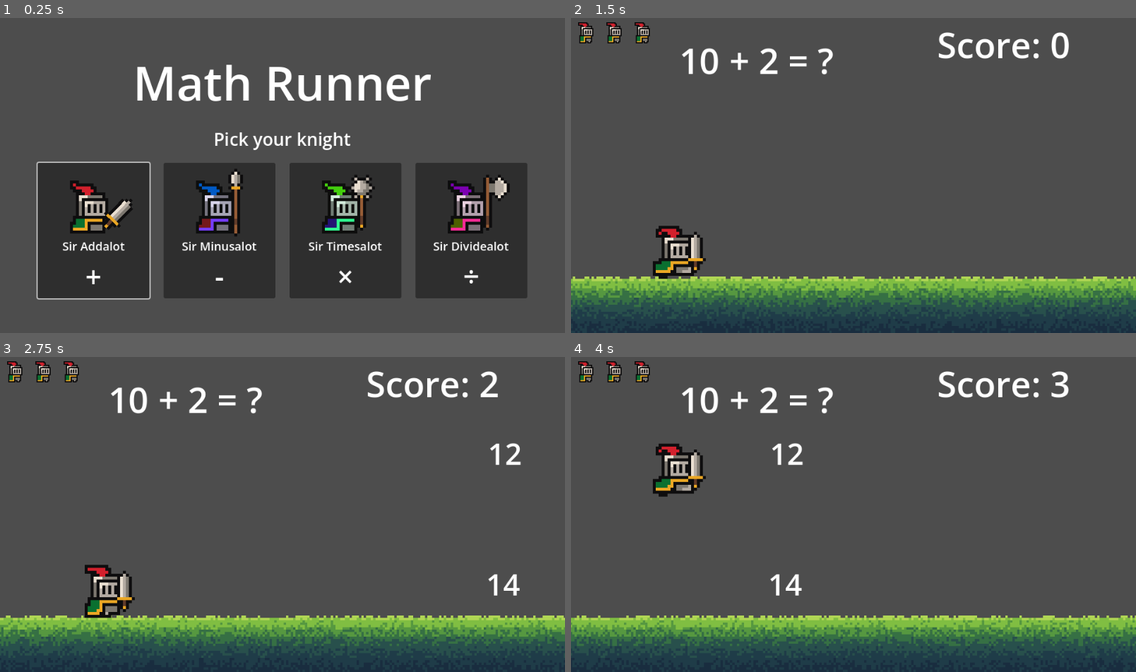
Above: before the commit, frames 1-4 (two rows, left to right).
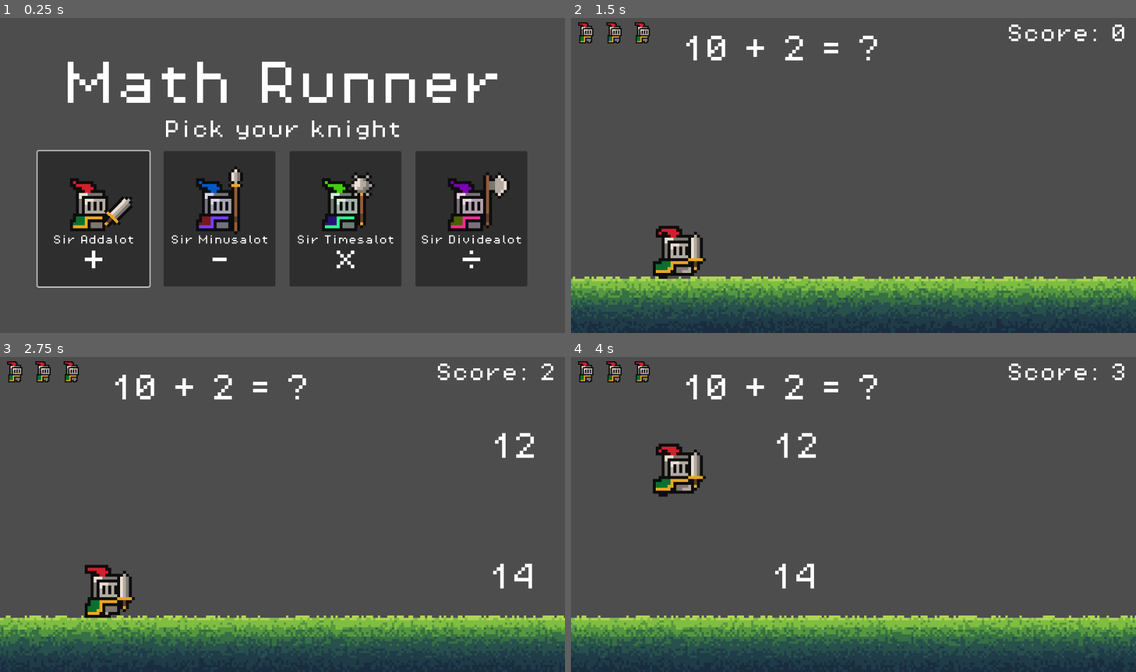
Above: after the commit, the same moments.

Repository: fredsoe-io/math-runner
Game: Godot game, scene res://scenes/main_menu.tscn
The game is run twice, just before and just after one commit, with the same random seed, the same clock (stepped at 60 frames per second) and the same inputs.
Inputs (mouse positions are in pixels of both pictures, inside the frame that each line leads up to; where the layout moved, square brackets give the same spot in the first picture):
- Up to frame 1 (0.25 s): no input
- Up to frame 2 (1.5 s): click (667, 219) [667, 229] at 0.5 s; move the mouse to (977, 159) at 1.27 s
- Up to frame 3 (2.75 s): tap Space (Jump) at 1.52, 2.27 s; move the mouse to (169, 530) at 2.02 s
- Up to frame 4 (4 s): move the mouse to (910, 442) at 2.77 s; move the mouse to (825, 577) at 3.52 s; tap Space (Jump) at 3.77 s

The runs differ from the first frame. In frame 1, 15% of the frame differs, in the area x 6-94%, y 13-90%; in frame 2, 2.0%; in frame 3, 2.6%; in frame 4, 2.6%.

Commit message:
Use Jumpy Boi's pixel font
Pixel Operator 8 (CC0 1.0, per the licence in the font file), set as the
project's default font in project.godot, so every Label and Button uses
it. Imported without antialiasing, hinting or subpixel positioning so
the pixels stay sharp.

It is wider than Godot's default font, so the text sizes changed to
multiples of 8, where an 8 px pixel font draws crisply: knight names
16, score 32 (now right-aligned so it stays on screen), problem and
answers 48, Game Over 48, and 16 on the scoreboard rows and buttons.
The board title wraps when it gets long ("Your place - Multiplication").
README screenshots retaken.

Co-Authored-By: Claude Opus 5.5 <noreply@anthropic.com>

Diff:
--- a/project.godot
+++ b/project.godot
@@ -32,6 +32,10 @@
 window/stretch/scale_mode="integer"
 window/icon=""
 
+[gui]
+
+theme/custom_font="res://assets/fonts/PixelOperator8.ttf"
+
 [input]
 
 Jump={
--- a/scenes/hud.tscn
+++ b/scenes/hud.tscn
@@ -18,12 +18,13 @@
 script = ExtResource("1_6orqn")
 
 [node name="Score" type="Label" parent="."]
-offset_left = 622.0
-offset_top = 8.0
-offset_right = 951.0
-offset_bottom = 91.0
-theme_override_font_sizes/font_size = 60
+offset_left = 520.0
+offset_top = 16.0
+offset_right = 944.0
+offset_bottom = 56.0
+theme_override_font_sizes/font_size = 32
 text = "Score: 0"
+horizontal_alignment = 2
 
 [node name="Healthbar" parent="." instance=ExtResource("2_m2yp0")]
 
@@ -52,13 +53,13 @@
 
 [node name="GameOverLabel" type="Label" parent="GameOverScreen/Left"]
 layout_mode = 2
-theme_override_font_sizes/font_size = 64
+theme_override_font_sizes/font_size = 48
 text = "Game Over!"
 horizontal_alignment = 1
 
 [node name="HintLabel" type="Label" parent="GameOverScreen/Left"]
 layout_mode = 2
-theme_override_font_sizes/font_size = 26
+theme_override_font_sizes/font_size = 24
 text = "Jump to try again"
 horizontal_alignment = 1
 
@@ -90,13 +91,14 @@
 theme_override_font_sizes/font_size = 24
 text = "Top 10"
 horizontal_alignment = 1
+autowrap_mode = 3
 
 [node name="Rows" type="GridContainer" parent="GameOverScreen/BoardPanel/Board"]
 unique_name_in_owner = true
 layout_mode = 2
 mouse_filter = 2
 theme_override_constants/h_separation = 16
-theme_override_constants/v_separation = 0
+theme_override_constants/v_separation = 4
 columns = 3
 
 [node name="Filler" type="Control" parent="GameOverScreen/BoardPanel/Board"]
@@ -112,7 +114,7 @@
 
 [node name="NameEdit" type="LineEdit" parent="GameOverScreen/BoardPanel/Board/NameRow"]
 unique_name_in_owner = true
-custom_minimum_size = Vector2(230, 40)
+custom_minimum_size = Vector2(250, 40)
 layout_mode = 2
 theme_override_font_sizes/font_size = 24
 placeholder_text = "Your name"
@@ -123,14 +125,14 @@
 custom_minimum_size = Vector2(130, 40)
 layout_mode = 2
 focus_mode = 0
-theme_override_font_sizes/font_size = 22
+theme_override_font_sizes/font_size = 16
 text = "Save score"
 
 [node name="StatusLabel" type="Label" parent="GameOverScreen/BoardPanel/Board"]
 unique_name_in_owner = true
 custom_minimum_size = Vector2(0, 24)
 layout_mode = 2
-theme_override_font_sizes/font_size = 17
+theme_override_font_sizes/font_size = 16
 horizontal_alignment = 1
 
 [connection signal="pressed" from="GameOverScreen/Left/MenuButton" to="." method="_on_menu_button_pressed"]
--- a/scenes/knight_button.tscn
+++ b/scenes/knight_button.tscn
@@ -29,7 +29,7 @@
 
 [node name="NameLabel" type="Label" parent="VBoxContainer"]
 layout_mode = 2
-theme_override_font_sizes/font_size = 20
+theme_override_font_sizes/font_size = 16
 text = "Sir Addalot"
 horizontal_alignment = 1
 
--- a/scenes/main_menu.tscn
+++ b/scenes/main_menu.tscn
@@ -37,7 +37,7 @@
 
 [node name="Subtitle" type="Label" parent="MarginContainer/VBoxContainer"]
 layout_mode = 2
-theme_override_font_sizes/font_size = 30
+theme_override_font_sizes/font_size = 32
 text = "Pick your knight"
 horizontal_alignment = 1
 
--- a/scenes/problem.tscn
+++ b/scenes/problem.tscn
@@ -22,7 +22,7 @@
 offset_top = -36.0
 offset_right = 29.0
 offset_bottom = 33.0
-theme_override_font_sizes/font_size = 50
+theme_override_font_sizes/font_size = 48
 text = "14"
 horizontal_alignment = 1
 metadata/_edit_use_anchors_ = true
@@ -41,7 +41,7 @@
 offset_top = -35.0
 offset_right = 26.0
 offset_bottom = 34.0
-theme_override_font_sizes/font_size = 50
+theme_override_font_sizes/font_size = 48
 text = "14"
 horizontal_alignment = 1
 
@@ -50,7 +50,7 @@
 offset_top = 35.0
 offset_right = 284.0
 offset_bottom = 118.0
-theme_override_font_sizes/font_size = 60
+theme_override_font_sizes/font_size = 48
 text = "7 + 7 = ?"
 horizontal_alignment = 1
 
--- a/scripts/hud.gd
+++ b/scripts/hud.gd
@@ -116,7 +116,7 @@
 	var label := Label.new()
 	label.text = text
 	label.horizontal_alignment = alignment
-	label.add_theme_font_size_override("font_size", 19)
+	label.add_theme_font_size_override("font_size", 16)
 	label.add_theme_color_override("font_color", color)
 	if expand:
 		label.size_flags_horizontal = Control.SIZE_EXPAND_FILL
Binary file added: assets/fonts/PixelOperator8.ttf
Not shown, added: assets/fonts/PixelOperator8.ttf.import
Binary file changed: docs/menu.png
Binary file changed: docs/scoreboard.png
Binary file changed: docs/screenshot.png
